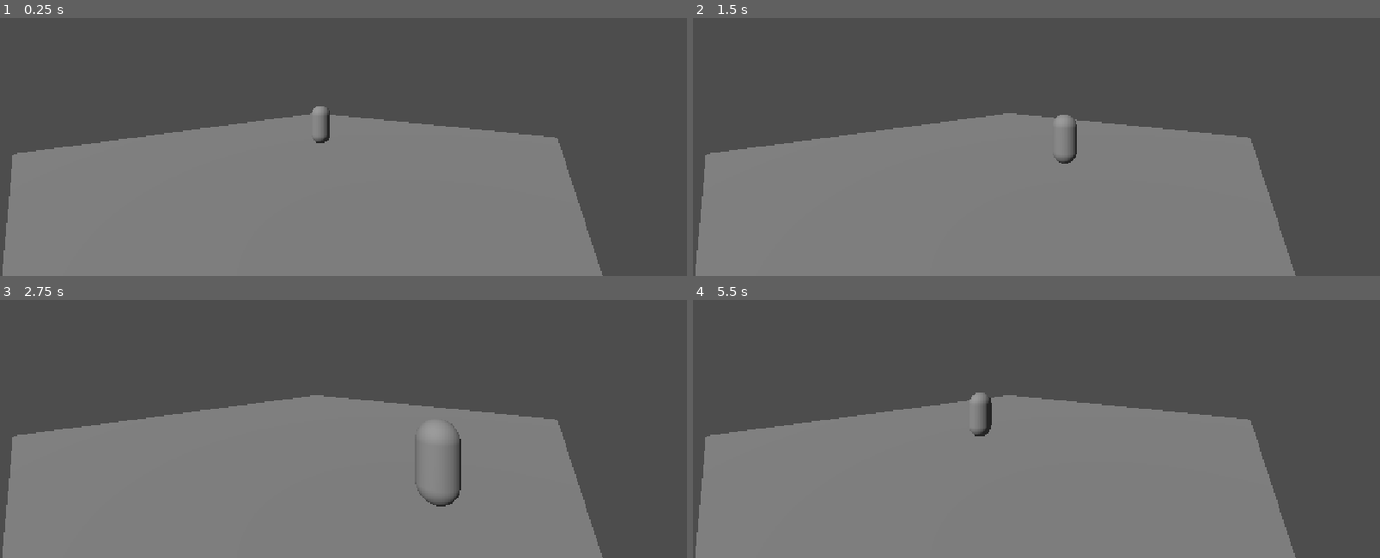
Above: before the commit, frames 1-4 (two rows, left to right).
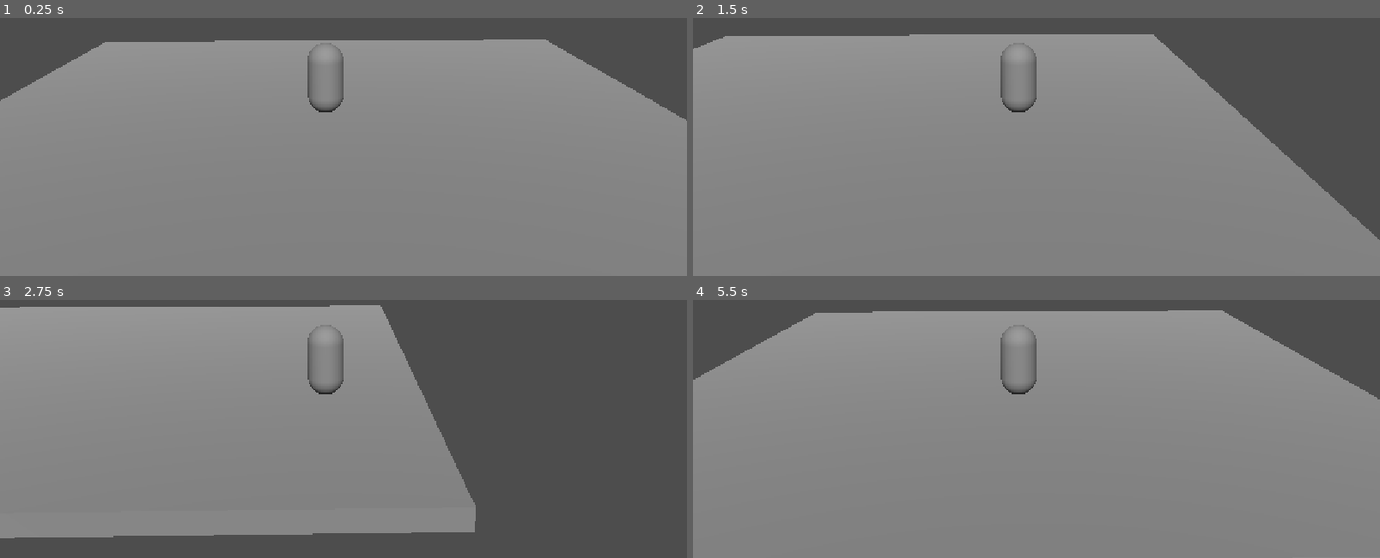
Above: after the commit, the same moments.

Repository: Moisxphillip/GMTK2026
Game: Godot game, scene res://content/level/level.tscn
The game is run twice, just before and just after one commit, with the same random seed, the same clock (stepped at 60 frames per second) and the same inputs. The project has no main scene, so this scene is started directly.
Inputs:
- Up to frame 1 (0.25 s): no input
- Up to frame 2 (1.5 s): tap Enter (ui_accept) at 0.5, 0.77 s; hold Right (ui_right) 0.53-1.28 s; hold Down (ui_down) from 1.28 s (still down)
- Up to frame 3 (2.75 s): tap Enter (ui_accept) at 1.52 s; release Down (ui_down) at 2.03 s; hold Right (ui_right) from 2.03 s (still down)
- Up to frame 4 (5.5 s): release Right (ui_right) at 2.78 s; hold Up (ui_up) 2.78-3.53 s; tap Enter (ui_accept) at 3.02, 3.77, 4.52 s; hold Left (ui_left) 3.53-5.03 s; hold Down (ui_down) from 5.03 s (still down)

The runs differ from the first frame. In frame 1, 39% of the frame differs, in the area x 0-100%, y 8-100%; in frame 2, 33%; in frame 3, 40%; in frame 4, 42%, in the area x 0-100%, y 3-100%.

Commit message:
Small changes on positional stuff

Diff:
--- a/content/level/level.tscn
+++ b/content/level/level.tscn
@@ -1,19 +1,18 @@
 [gd_scene format=3 uid="uid://b0jkpnkpvptq5"]
 
 [ext_resource type="Script" uid="uid://tltxvcmxvbkx" path="res://content/level/level.gd" id="1_nwd7t"]
-[ext_resource type="Script" uid="uid://doe4a3kx0p5jk" path="res://content/level/player.gd" id="2_nwd7t"]
+[ext_resource type="PackedScene" uid="uid://b73uwo35riitf" path="res://content/player/player.tscn" id="2_nwd7t"]
 
 [sub_resource type="Environment" id="Environment_g4v7s"]
 
 [sub_resource type="BoxMesh" id="BoxMesh_g4v7s"]
 size = Vector3(20, 0.5, 20)
 
+[sub_resource type="StandardMaterial3D" id="StandardMaterial3D_sisfh"]
+albedo_color = Color(0.5609549, 0.5609549, 0.5609549, 1)
+
 [sub_resource type="BoxShape3D" id="BoxShape3D_g4v7s"]
 size = Vector3(20, 0.5, 20)
-
-[sub_resource type="CapsuleShape3D" id="CapsuleShape3D_yf5fn"]
-
-[sub_resource type="CapsuleMesh" id="CapsuleMesh_g4v7s"]
 
 [node name="Level" type="Node3D" unique_id=1488430888]
 script = ExtResource("1_nwd7t")
@@ -28,20 +27,11 @@
 
 [node name="Mesh" type="MeshInstance3D" parent="Floor" unique_id=834418315]
 mesh = SubResource("BoxMesh_g4v7s")
+surface_material_override/0 = SubResource("StandardMaterial3D_sisfh")
 
 [node name="Collision" type="CollisionShape3D" parent="Floor" unique_id=1831954707]
 shape = SubResource("BoxShape3D_g4v7s")
 debug_color = Color(0.5486401, 0.941541, 0.9999998, 0.41960785)
 
-[node name="Player" type="CharacterBody3D" parent="." unique_id=1878543885]
+[node name="Player" parent="." unique_id=628080023 instance=ExtResource("2_nwd7t")]
 transform = Transform3D(1, 0, 0, 0, 1, 0, 0, 0, 1, 0, 1.6583924, 0)
-script = ExtResource("2_nwd7t")
-
-[node name="Collision" type="CollisionShape3D" parent="Player" unique_id=899874659]
-shape = SubResource("CapsuleShape3D_yf5fn")
-
-[node name="Mesh" type="MeshInstance3D" parent="Player" unique_id=1941920825]
-mesh = SubResource("CapsuleMesh_g4v7s")
-
-[node name="Camera3D" type="Camera3D" parent="." unique_id=1205763263]
-transform = Transform3D(0.78926224, 0, 0.6140563, 0, 1, 0, -0.6140563, 0, 0.78926224, 9.157307, 3.5252323, 9.816723)
--- /dev/null
+++ b/content/player/player.tscn
@@ -0,0 +1,29 @@
+[gd_scene format=3 uid="uid://b73uwo35riitf"]
+
+[ext_resource type="Script" uid="uid://doe4a3kx0p5jk" path="res://content/level/player.gd" id="1_2rga7"]
+
+[sub_resource type="CapsuleShape3D" id="CapsuleShape3D_yf5fn"]
+
+[sub_resource type="CapsuleMesh" id="CapsuleMesh_g4v7s"]
+
+[sub_resource type="SphereShape3D" id="SphereShape3D_g4v7s"]
+radius = 2.2194898
+
+[node name="Player" type="CharacterBody3D" unique_id=628080023]
+script = ExtResource("1_2rga7")
+
+[node name="Shape" type="CollisionShape3D" parent="." unique_id=364079064]
+shape = SubResource("CapsuleShape3D_yf5fn")
+
+[node name="Mesh" type="MeshInstance3D" parent="." unique_id=1497506906]
+mesh = SubResource("CapsuleMesh_g4v7s")
+
+[node name="Camera3D" type="Camera3D" parent="." unique_id=771367171]
+transform = Transform3D(0.999762, 0.006179171, -0.02092174, 0, 0.95904577, 0.2832512, 0.021815164, -0.28318378, 0.95881754, 0.17040777, 4.336702, 15.194138)
+fov = 37.849285
+
+[node name="Interactions" type="Area3D" parent="." unique_id=2128532041]
+
+[node name="Shape" type="CollisionShape3D" parent="Interactions" unique_id=2053755928]
+shape = SubResource("SphereShape3D_g4v7s")
+debug_color = Color(0.9280507, 0.48488092, 0.51400226, 0.41960785)
